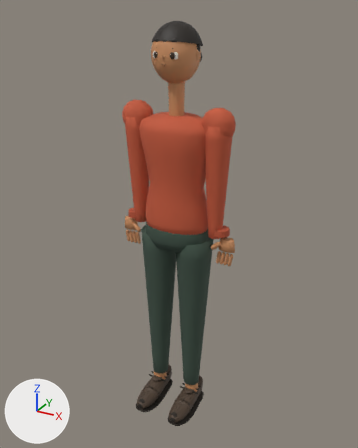
The glTF model public/models/votechor-human-male.glb as it was, and as the next commit left it.
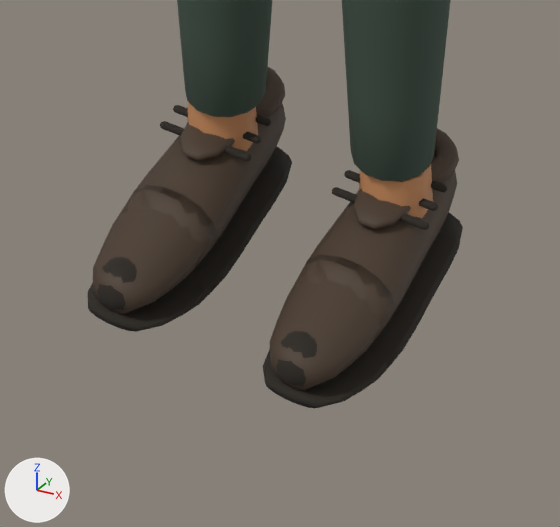
The first picture shows the older version from a 50 mm camera at (1.025, -1.843, 1.933) aimed at (0.015, -0.006, 1.014). The close-ups show the older and then the newer version on the part from 34% to 62% of the width and 79% to 100% of the height of that picture. Only the edits that show in the close-ups are written down. The lights are fixed; the arrows at lower left show +X, +Y and +Z. Where no turn or scale is listed for an object, it has been applied to the vertices. Vertices at exactly the same position are counted once.

Script lines for the objects in view, before the commit:
```python
ob_anklesockl = bpy.data.objects.new('AnkleSockL', me_mesh_45)
ob_anklesockl.location = (-0.096, -0.015, 0.105)
ob_shoecollarl = bpy.data.objects.new('ShoeCollarL', me_mesh_46)
ob_shoecollarl.location = (-0.096, 0.027, 0.11)
ob_shoecollarl.rotation_euler = (1.571, 0.0, 0.0)  # degrees (90, 0, 0)
ob_shoecollarl.scale = (1.05, 1.0, 1.06)
ob_shoelacel = bpy.data.objects.new('ShoeLaceL', me_mesh_48)
ob_shoelacel.location = (-0.096, -0.015, 0.1)
ob_shoetoecapl = bpy.data.objects.new('ShoeToeCapL', me_mesh_42)
ob_shoetoecapl.location = (-0.096, -0.196, 0.051)
ob_shoetoecapr = bpy.data.objects.new('ShoeToeCapR', me_mesh_52)
ob_shoetoecapr.location = (0.096, -0.196, 0.051)
ob_shoetoel = bpy.data.objects.new('ShoeToeL', me_mesh_40)
ob_shoetoel.location = (-0.096, -0.12, 0.068)
ob_shoetonguel = bpy.data.objects.new('ShoeTongueL', me_mesh_47)
ob_shoetonguel.location = (-0.096, -0.037, 0.108)
ob_shoetonguer = bpy.data.objects.new('ShoeTongueR', me_mesh_57)
ob_shoetonguer.location = (0.096, -0.037, 0.108)
ob_soletoel = bpy.data.objects.new('SoleToeL', me_mesh_41)
ob_soletoel.location = (-0.096, -0.12, 0.068)
# also in view: 'HumanSoleR' at (0.096, -0.04, 0.015); 'HumanShoeL' at (-0.096, -0.041, 0.068); 'HumanShoeR' at (0.096, -0.041, 0.068); 'ShoeCollarR' at (0.096, 0.027, 0.11); 'ShoeToeR' at (0.096, -0.162, 0.057)
```
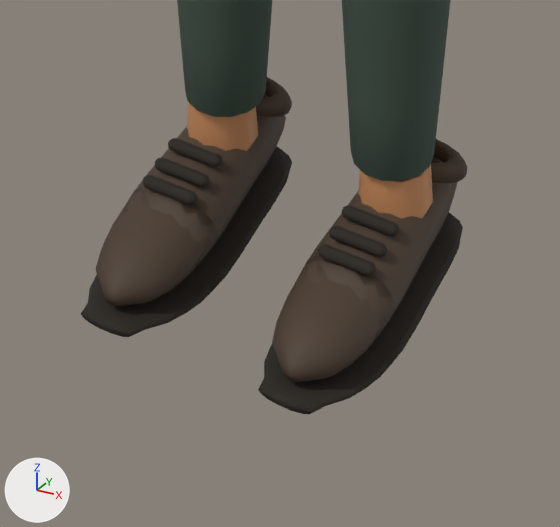
Location of each change, (x1, y1, x2, y2) in pixels of the close-ups (560 x 527 px; the box of a moved part takes in the faces that stretch with it):
'ShoeToeR', reshaped: before (270, 255, 396, 390); after (272, 255, 396, 382)
'ShoeToeL', reshaped (7% shorter): before (93, 185, 217, 314); after (96, 186, 217, 306)
'SoleToeR', reshaped: before (263, 349, 399, 408); after (258, 344, 399, 415)
'SoleToeL', reshaped (11% taller): before (88, 276, 219, 332); after (81, 275, 219, 337)
'ShoeLaceR', reshaped: before (332, 170, 447, 230); after (318, 205, 399, 276)
'ShoeLaceL', reshaped: before (160, 105, 271, 161); after (143, 138, 223, 205)
'ShoeCollarR', reshaped, moved, rescaled: before (431, 128, 459, 184); after (431, 139, 467, 183)
'ShoeTongueR', deleted (brown): before (352, 188, 411, 229)
'ShoeTongueL', deleted (brown): before (179, 122, 235, 161)
'ShoeToeCapR', deleted (black): before (276, 331, 317, 386)
'ShoeCollarL', reshaped, moved, rescaled: before (256, 67, 285, 118); after (256, 77, 292, 117)
'ShoeToeCapL', deleted (black): before (97, 257, 137, 310)
part 1 of me_mesh_40, moved or reshaped: before (93, 239, 174, 314); after (96, 239, 174, 306)
part 5 of me_mesh_50, moved or reshaped: before (270, 312, 355, 390); after (272, 312, 355, 382)

Edits to the bpy script that builds the scene:
```text
Change me_mesh_40:
    where me_mesh_40.from_pydata(...)  # 86 vertices, 168 faces; spans x -0.049..0.049, y -0.101..0.0163, z -0.046..0.0231
    me_mesh_40 part 1: 28 of 86 vertices moved; they spanned x -0.0355..0.0355, y -0.097..-0.0751, z -0.0402..0.0058 and now span x -0.0329..0.0329, y -0.097..-0.0751, z -0.0389..0.0046; mean shift (0.0, 0.0, 0.0); largest move (0.0217, -0.097, -0.017) -> (0.0098, -0.097, -0.017)
Change me_mesh_41:
    remove me_mesh_41.from_pydata(...)  # 86 vertices, 168 faces; spans x -0.0578..0.0578, y -0.101..0.015, z -0.0677..-0.0362
    add me_mesh_41.from_pydata(...)  # 100 vertices, 196 faces; spans x -0.0578..0.0578, y -0.1133..0.015, z -0.0677..-0.0325
    me_mesh_41 part 2
    71 vertices are removed from x -0.0561..0.0561, y -0.101..-0.0106, z -0.0677..-0.0362
    154 faces are deleted
    85 vertices are added at x -0.0562..0.0562, y -0.1133..-0.0091, z -0.0677..-0.0325
    182 new faces join them
Change me_mesh_46:
    used by ob_shoecollarl; location = (-0.096, 0.027, 0.11); rotation_euler = (1.571, 0.0, 0.0), in degrees (90, 0, 0); scale = (1.05, 1.0, 1.06)
    remove me_mesh_46.from_pydata(...)  # 153 vertices, 256 faces; spans x -0.0396..0.0396, y -0.011..0.011, z -0.0396..0.0396
    add me_mesh_46.from_pydata(...)  # 171 vertices, 288 faces; spans x -0.0551..0.0551, y -0.011..0.011, z -0.0542..0.0542
    me_mesh_46 part 3: 153 vertices removed from x -0.0396..0.0396, y -0.011..0.011, z -0.0396..0.0396; 171 vertices added at x -0.0551..0.0551, y -0.011..0.011, z -0.0542..0.0542
Change me_mesh_48:
    remove me_mesh_48.from_pydata(...)  # 114 vertices, 216 faces; spans x -0.0514..0.0514, y -0.0356..0.0152, z 0.0009..0.0177
    add me_mesh_48.from_pydata(...)  # 114 vertices, 216 faces; spans x -0.03..0.03, y -0.1035..-0.0457, z -0.0106..0.0118
    me_mesh_48 part 4: 114 of 114 vertices moved; they spanned x -0.0514..0.0514, y -0.0356..0.0152, z 0.0009..0.0177 and now span x -0.03..0.03, y -0.1035..-0.0457, z -0.0106..0.0118; mean shift (0.0, -0.0648, -0.0088)
Change me_mesh_50:
    where me_mesh_50.from_pydata(...)  # 86 vertices, 168 faces; spans x -0.049..0.049, y -0.101..0.0163, z -0.046..0.0231
    me_mesh_50 part 5: 28 of 86 vertices moved; they spanned x -0.0355..0.0355, y -0.097..-0.0751, z -0.0402..0.0058 and now span x -0.0329..0.0329, y -0.097..-0.0751, z -0.0389..0.0046; mean shift (0.0, 0.0, 0.0); largest move (0.0217, -0.097, -0.017) -> (0.0098, -0.097, -0.017)
Change me_mesh_51:
    remove me_mesh_51.from_pydata(...)  # 86 vertices, 168 faces; spans x -0.0578..0.0578, y -0.101..0.015, z -0.0677..-0.0362
    add me_mesh_51.from_pydata(...)  # 100 vertices, 196 faces; spans x -0.0578..0.0578, y -0.1133..0.015, z -0.0677..-0.0325
    me_mesh_51 part 6
    71 vertices are removed from x -0.0561..0.0561, y -0.101..-0.0106, z -0.0677..-0.0362
    154 faces are deleted
    85 vertices are added at x -0.0562..0.0562, y -0.1133..-0.0091, z -0.0677..-0.0325
    182 new faces join them
Change me_mesh_56:
    used by ob_shoecollarr; location = (0.096, 0.027, 0.11); rotation_euler = (1.571, 0.0, 0.0), in degrees (90, 0, 0); scale = (1.05, 1.0, 1.06)
    remove me_mesh_56.from_pydata(...)  # 153 vertices, 256 faces; spans x -0.0396..0.0396, y -0.011..0.011, z -0.0396..0.0396
    add me_mesh_56.from_pydata(...)  # 171 vertices, 288 faces; spans x -0.0551..0.0551, y -0.011..0.011, z -0.0542..0.0542
    me_mesh_56 part 7: 153 vertices removed from x -0.0396..0.0396, y -0.011..0.011, z -0.0396..0.0396; 171 vertices added at x -0.0551..0.0551, y -0.011..0.011, z -0.0542..0.0542
Change me_mesh_58:
    remove me_mesh_58.from_pydata(...)  # 114 vertices, 216 faces; spans x -0.0514..0.0514, y -0.0356..0.0152, z 0.0009..0.0177
    add me_mesh_58.from_pydata(...)  # 114 vertices, 216 faces; spans x -0.03..0.03, y -0.1035..-0.0457, z -0.0106..0.0118
    me_mesh_58 part 8: 114 of 114 vertices moved; they spanned x -0.0514..0.0514, y -0.0356..0.0152, z 0.0009..0.0177 and now span x -0.03..0.03, y -0.1035..-0.0457, z -0.0106..0.0118; mean shift (0.0, -0.0648, -0.0088)
Remove ob_shoetoecapl:
    ob_shoetoecapl = bpy.data.objects.new('ShoeToeCapL', me_mesh_42)
Change ob_shoecollarl:
    ob_shoecollarl.location: (-0.096, 0.027, 0.11) -> (-0.096, 0.021, 0.118)
    ob_shoecollarl.scale: (1.05, 1.0, 1.06) -> (1.04, 1.0, 0.42)
Remove ob_shoetonguel:
    ob_shoetonguel = bpy.data.objects.new('ShoeTongueL', me_mesh_47)
Remove ob_shoetoecapr:
    ob_shoetoecapr = bpy.data.objects.new('ShoeToeCapR', me_mesh_52)
Change ob_shoecollarr:
    ob_shoecollarr.location: (0.096, 0.027, 0.11) -> (0.096, 0.021, 0.118)
    ob_shoecollarr.scale: (1.05, 1.0, 1.06) -> (1.04, 1.0, 0.42)
Remove ob_shoetonguer:
    ob_shoetonguer = bpy.data.objects.new('ShoeTongueR', me_mesh_57)
```
